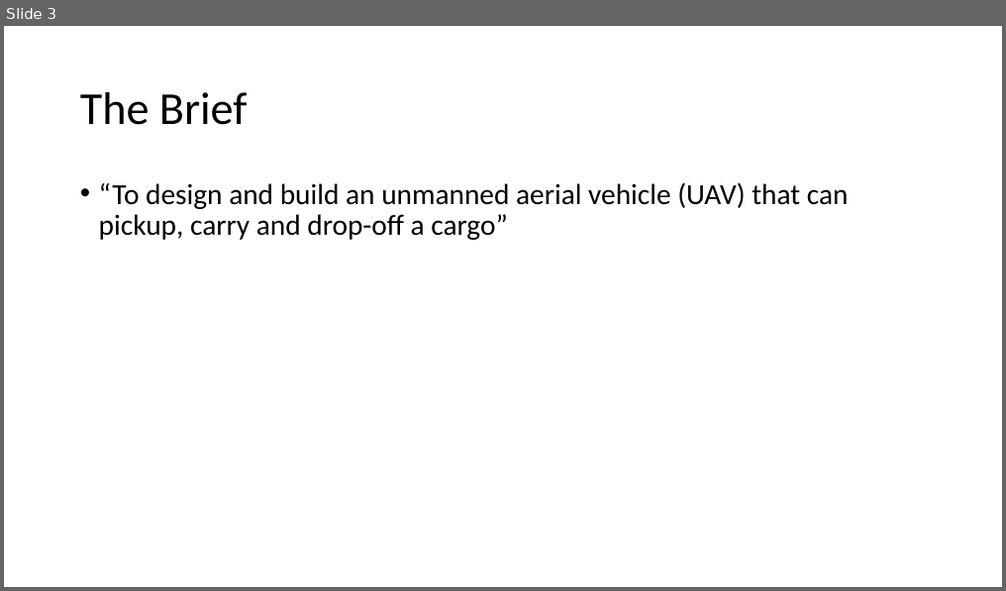
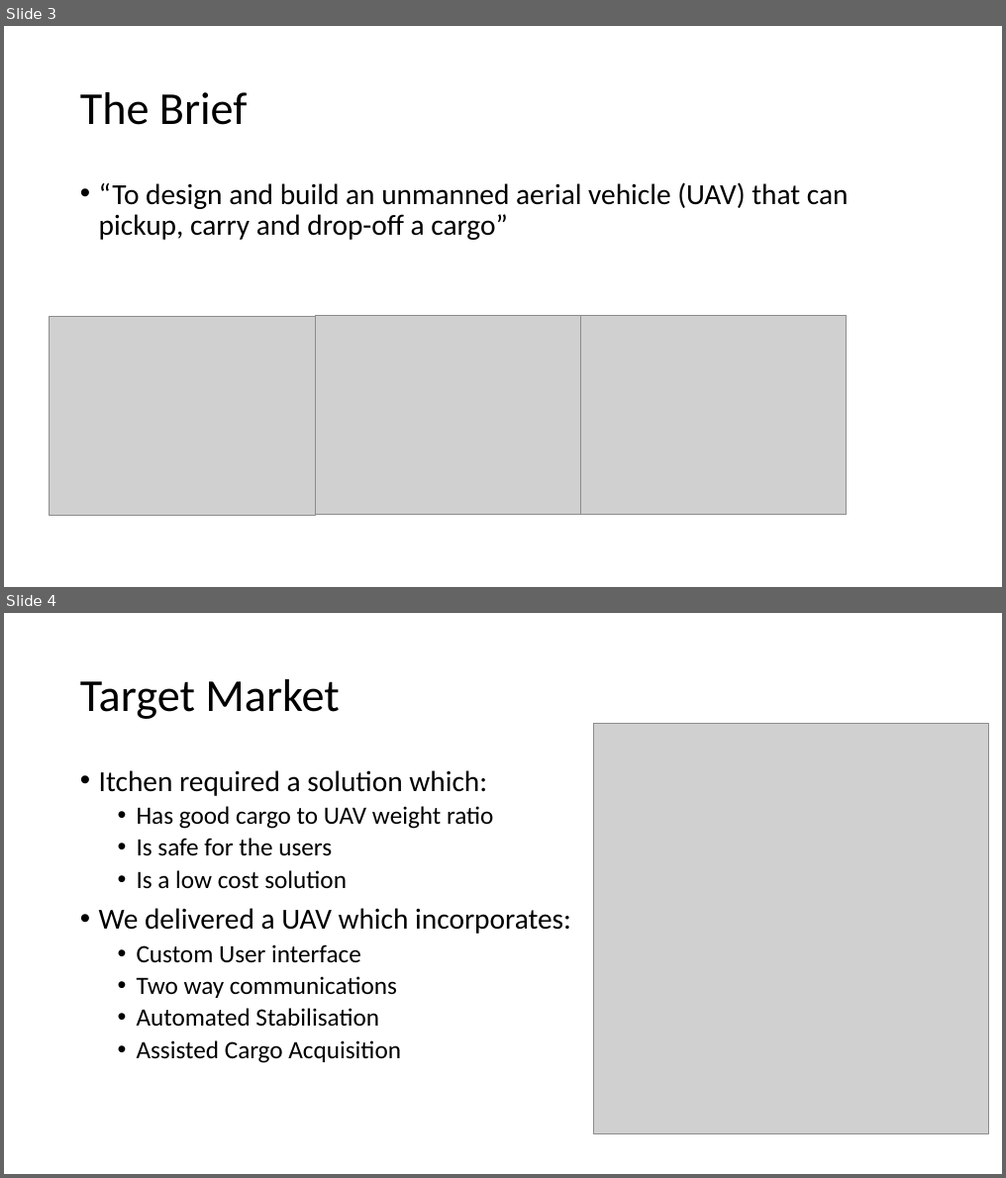
Before and after one commit to ibro-rox/D4-Ganges, a slide deck: Admin/presentation/Team_Ganges_Presentation.pptx. Shown one above the other, each under a label of ours: slide 3 before the commit, slides 3 and 4 after it. The pictures are 1006x591 and 1006x1178 pixels, drawn with LibreOffice and Linux fonts; fonts in the diff are those of the drawing; grey boxes stand for pictures. Boxes give left, top, right and bottom in pixels: in the first picture for what was removed or moved away, otherwise in the second. Text is boxed around its words. In the diff, an @@ line names an element or a change of style, - is before the commit and + after.

```diff
--- a/Admin/presentation/Team_Ganges_Presentation.pptx
+++ b/Admin/presentation/Team_Ganges_Presentation.pptx
@@ slide 4 added at <box>4,613,1002,1174</box>, background #FFFFFF @@
@@ title added at <box>80,679,339,719</box>, 44 pt, text #000000 @@
+Target Market
@@ picture added at <box>593,724,988,1135</box> @@
@@ text added at <box>99,770,571,1063</box>, 24 pt, text #000000 @@
+• Itchen required a solution which:
+  • Has good cargo to UAV weight ratio
+  • Is safe for the users
+  • Is a low cost solution
+• We delivered a UAV which incorporates:
+  • Custom User interface
+  • Two way communications
+  • Automated Stabilisation
+  • Assisted Cargo Acquisition
@@ slide 3 changed as well @@
@@ picture added at <box>49,316,316,516</box> @@
@@ picture added at <box>316,316,581,515</box> @@
@@ picture added at <box>581,316,846,515</box> @@
```
Also in this commit, not shown: 2 other slides changed, 4 other slides added.
